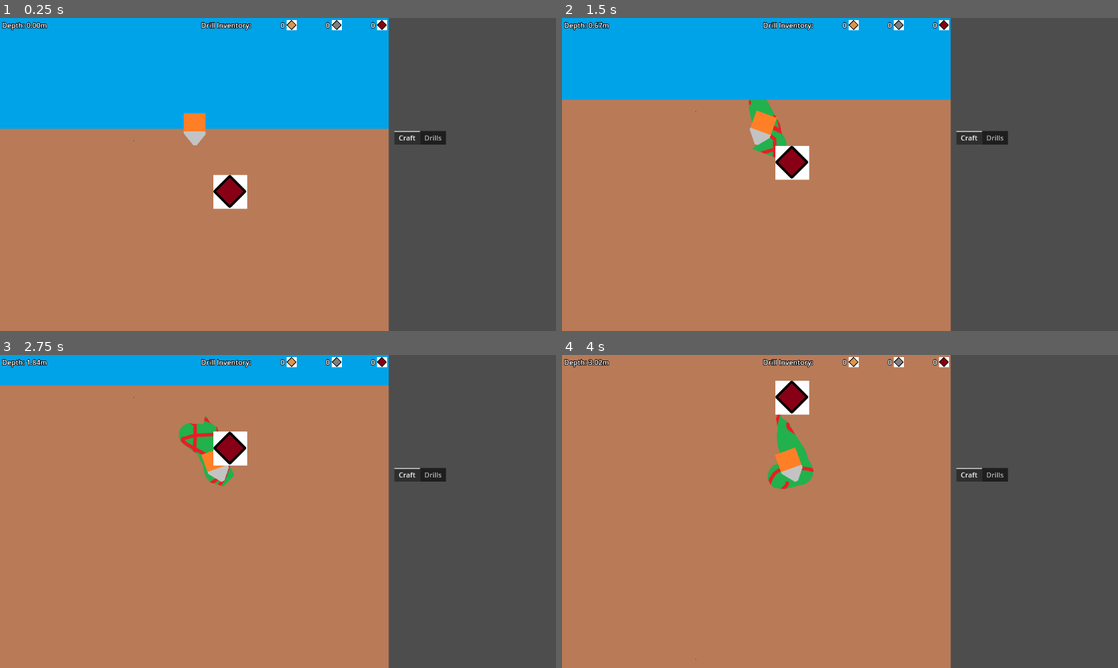
Above: before the commit, frames 1-4 (two rows, left to right).
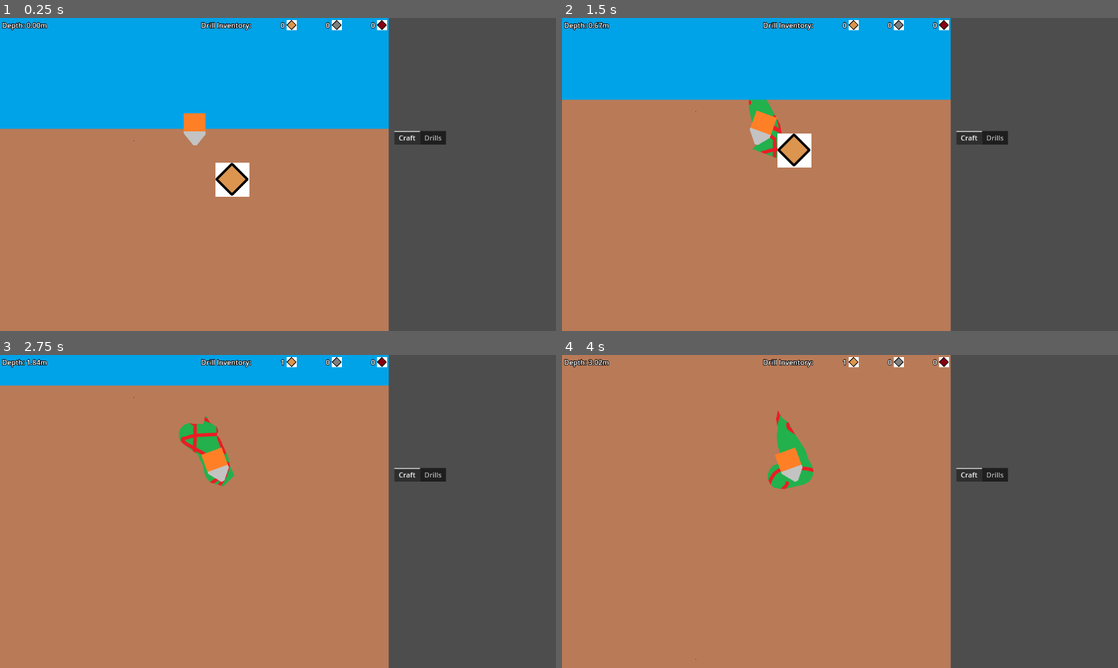
Above: after the commit, the same moments.

Repository: aNotSoCleverName/mechanicore
Game: Godot game, scene res://Main.tscn
Two runs of this game, one before a commit and one after it. Both use one fixed random seed, a clock stepped at 60 frames per second and the inputs below.
Inputs:
- Up to frame 1 (0.25 s): no input
- Up to frame 2 (1.5 s): tap Enter at 0.5 s; hold D 0.53-1.28 s; tap Space at 0.77 s; hold A from 1.28 s (still down)
- Up to frame 3 (2.75 s): tap Space at 1.52 s; release A at 2.03 s; hold D from 2.03 s (still down)
- Up to frame 4 (4 s): tap Space at 3.02, 3.77 s; release D at 3.53 s; hold A from 3.53 s (still down)

The runs differ from the first frame. In frame 1, 0.9% of the frame differs, in the area x 38-45%, y 46-62%; in frame 2, 0.9%, in the area x 38-45%, y 36-52%; in frame 3, 0.7%; in frame 4, 0.7%.

Commit message:
Implemented feature to pick up ore, and pooling ore

Diff:
--- /dev/null
+++ b/Endless Run/Ores/Ore Manager.gd
@@ -0,0 +1,42 @@
+extends Node2D
+
+# key = Ore.EOreType, value = Array[Ore]
+var orePools: Dictionary = { }:
+	get:
+		return orePools;
+func _addToPool(inOre: Ore) -> void:
+	var orePool: Array[Ore] = self.orePools[inOre.oreType];
+	orePool.append(inOre);
+func _popFromPool(inOreType: Ore.EOreType) -> Ore:
+	var orePool: Array[Ore] = self.orePools[inOreType];
+	return orePool.pop_back();
+
+func _on_tree_entered() -> void:
+	# Initiate dictionary
+	for type in Ore.EOreType.values():
+		var tempArrOfOre: Array[Ore] = [];
+		orePools[type] = tempArrOfOre;
+
+	SignalBus_EndlessRun.ore_pick.connect(
+		func (inOre: Ore):
+			self._addToPool(inOre);
+			var orePlaceholder: OrePlaceholder = inOre.get_parent();
+			orePlaceholder.call_deferred("remove_child", inOre);
+			orePlaceholder.queue_free();
+	)
+
+	SignalBus_EndlessRun.ore_place.connect(
+		func (inOrePlaceholder: OrePlaceholder):
+			var ore: Ore = self._popFromPool(inOrePlaceholder.oreType);
+			if (ore == null):
+				ore = preload("res://Endless Run/Ores/Ore.tscn").instantiate();
+				ore.oreType = inOrePlaceholder.oreType;
+			inOrePlaceholder.add_child(ore);
+	)
+
+#func _placeOre(inOrePlaceholder: OrePlaceholder) -> void:
+	#var ore: Ore = self._popFromPool(inOrePlaceholder.oreType);
+	#if (ore == null):
+		#ore = preload("res://Endless Run/Ores/Ore.tscn").instantiate();
+		#ore.oreType = inOrePlaceholder.oreType;
+	#inOrePlaceholder.add_child(ore);
--- /dev/null
+++ b/Endless Run/Ores/Ore Manager.tscn
@@ -0,0 +1,8 @@
+[gd_scene load_steps=2 format=3 uid="uid://d04i8vreosc5c"]
+
+[ext_resource type="Script" path="res://Endless Run/Ores/Ore Manager.gd" id="1_xws6w"]
+
+[node name="Ore Manager" type="Node2D"]
+script = ExtResource("1_xws6w")
+
+[connection signal="tree_entered" from="." to="." method="_on_tree_entered"]
--- /dev/null
+++ b/Endless Run/Ores/Ore Placeholder.gd
@@ -0,0 +1,12 @@
+extends ColorRect
+class_name OrePlaceholder
+
+@export var oreType: Ore.EOreType = Ore.EOreType.Ore1;
+
+func _ready() -> void:
+	SignalBus_EndlessRun.ore_place.emit(self);
+
+func _on_child_exiting_tree(node):
+	if (!(node is Ore)):
+		return;
+	self.queue_free();
--- /dev/null
+++ b/Endless Run/Ores/Ore Placeholder.tscn
@@ -0,0 +1,9 @@
+[gd_scene load_steps=2 format=3 uid="uid://ps23ye6gh703"]
+
+[ext_resource type="Script" path="res://Endless Run/Ores/Ore Placeholder.gd" id="1_3vfb2"]
+
+[node name="Ore Placeholder" type="ColorRect"]
+offset_right = 78.0
+offset_bottom = 78.0
+color = Color(0.493505, 0.239306, 1, 1)
+script = ExtResource("1_3vfb2")
--- a/Endless Run/Ores/Ore.gd
+++ b/Endless Run/Ores/Ore.gd
@@ -10,7 +10,12 @@
 	Ore3 = 3,
 }
 
-@export var oreType: EOreType = EOreType.Ore1;
+@export var oreType: EOreType = EOreType.Ore1:
+	get:
+		return oreType;
+	set(inValue):
+		oreType = inValue;
+		$Sprite2D.texture = Ore.GetOreTexture(self.oreType);
 
 #region Public functions
 static func GetOreTexture(inOreType: EOreType) -> Resource:
@@ -21,9 +26,6 @@
 #endregion
 
 #region Built-in functions
-func _ready() -> void:
-	$Sprite2D.texture = Ore.GetOreTexture(self.oreType);
-
 func _on_body_entered(_body):
 	if (!(_body is Drill)):
 		return;
--- a/Endless Run/Ores/Ore.tscn
+++ b/Endless Run/Ores/Ore.tscn
@@ -7,6 +7,8 @@
 size = Vector2(78, 78)
 
 [node name="Ore" type="Area2D"]
+position = Vector2(39, 39)
+collision_layer = 0
 script = ExtResource("1_61034")
 
 [node name="Sprite2D" type="Sprite2D" parent="."]
--- a/Endless Run/Top Bar/Ore Inventory.gd
+++ b/Endless Run/Top Bar/Ore Inventory.gd
@@ -1,7 +1,20 @@
 extends HBoxContainer
 
 @export var oreType: Ore.EOreType = Ore.EOreType.Ore1;
+var amount: int = 0:
+	get:
+		return amount;
+	set(inValue):
+		amount = inValue;
+		$Amount.text = str(amount);
 
 func _ready() -> void:
 	var iconNode: TextureRect = self.find_child("Icon");
 	iconNode.texture = Ore.GetOreTexture(self.oreType);
+
+func _on_tree_entered():
+	SignalBus_EndlessRun.ore_pick.connect(
+		func (inOre: Ore):
+			if (inOre.oreType == self.oreType):
+				amount += 1;
+	)
--- a/Endless Run/Top Bar/Ore Inventory.tscn
+++ b/Endless Run/Top Bar/Ore Inventory.tscn
@@ -21,3 +21,5 @@
 custom_minimum_size = Vector2(20, 20)
 layout_mode = 2
 expand_mode = 2
+
+[connection signal="tree_entered" from="." to="." method="_on_tree_entered"]
--- a/Main.tscn
+++ b/Main.tscn
@@ -1,12 +1,13 @@
-[gd_scene load_steps=8 format=3 uid="uid://kf4x8f2aj1c7"]
+[gd_scene load_steps=9 format=3 uid="uid://kf4x8f2aj1c7"]
 
 [ext_resource type="PackedScene" uid="uid://qh6srgn7krbr" path="res://Endless Run/Background/Parallax Background.tscn" id="1_tsuhl"]
 [ext_resource type="PackedScene" uid="uid://dllakqtlni1xh" path="res://Endless Run/Top Bar/Top Bar.tscn" id="3_3cqpp"]
+[ext_resource type="PackedScene" uid="uid://d04i8vreosc5c" path="res://Endless Run/Ores/Ore Manager.tscn" id="3_iqfo5"]
 [ext_resource type="PackedScene" uid="uid://c0q46edypqnp0" path="res://Endless Run/Wall.tscn" id="4_0aum5"]
 [ext_resource type="PackedScene" uid="uid://6hg1syki30xs" path="res://Endless Run/Drill/Drill.tscn" id="4_76jrm"]
 [ext_resource type="Script" path="res://Endless Run/Drill/Camera.gd" id="4_nr18h"]
 [ext_resource type="PackedScene" uid="uid://dx4xl0ya4o52y" path="res://Shop & Menu/Shop & Menu.tscn" id="5_lg7n8"]
-[ext_resource type="PackedScene" uid="uid://c4u3036tg1b76" path="res://Endless Run/Ores/Ore.tscn" id="6_256ks"]
+[ext_resource type="PackedScene" uid="uid://ps23ye6gh703" path="res://Endless Run/Ores/Ore Placeholder.tscn" id="6_03dvb"]
 
 [node name="Main" type="HBoxContainer"]
 offset_right = 1284.0
@@ -32,6 +33,14 @@
 position = Vector2(921, 0)
 bounceDir = 110
 
+[node name="Ore Manager" parent="Endless Run Container/Endless Run" instance=ExtResource("3_iqfo5")]
+
+[node name="Ore Placeholder" parent="Endless Run Container/Endless Run/Ore Manager" instance=ExtResource("6_03dvb")]
+offset_left = 496.305
+offset_top = 332.78
+offset_right = 574.305
+offset_bottom = 410.78
+
 [node name="Drill" parent="Endless Run Container/Endless Run" instance=ExtResource("4_76jrm")]
 position = Vector2(448, 256)
 rotation = 1.5708
@@ -44,10 +53,6 @@
 
 [node name="Top Bar" parent="Endless Run Container/Endless Run/UI" instance=ExtResource("3_3cqpp")]
 
-[node name="Ore" parent="Endless Run Container/Endless Run" instance=ExtResource("6_256ks")]
-position = Vector2(530, 400)
-oreType = 3
-
 [node name="Shop & Menu Container" type="SubViewportContainer" parent="."]
 layout_mode = 2
 
--- a/Signal Bus - Endless Run.gd
+++ b/Signal Bus - Endless Run.gd
@@ -14,4 +14,6 @@
 signal drill_change_dock(inIsDocked: bool, inDrill: Drill);
 
 @warning_ignore("unused_signal")
+signal ore_place(inOrePlaceHolder: OrePlaceholder);
+@warning_ignore("unused_signal")
 signal ore_pick(inOre: Ore);
